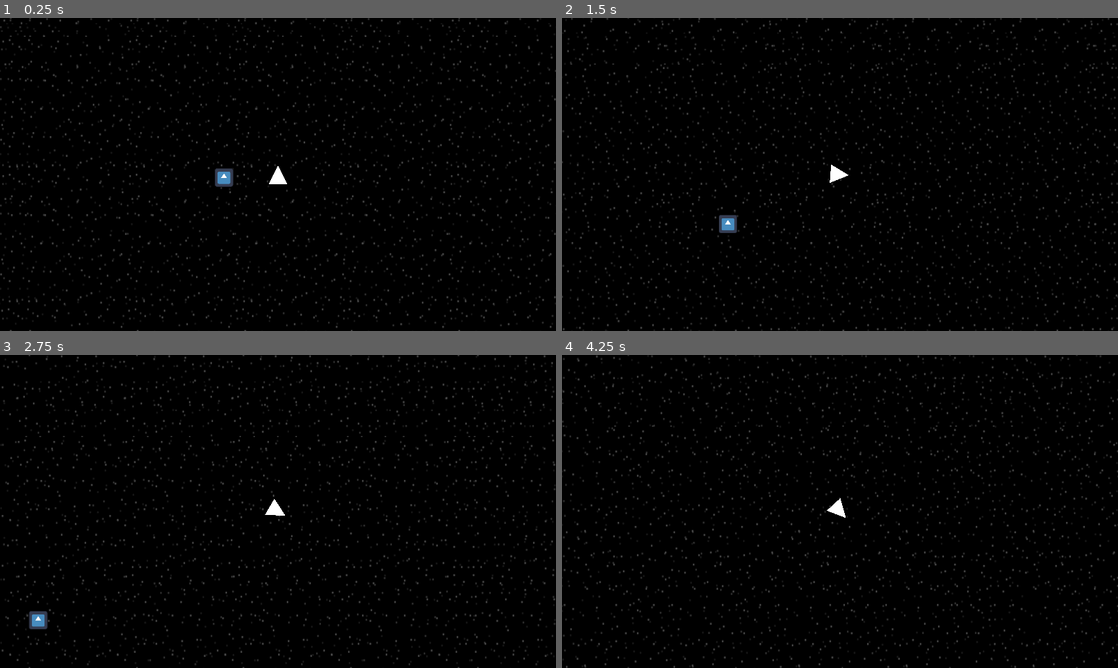
Above: before the commit, frames 1-4 (two rows, left to right).
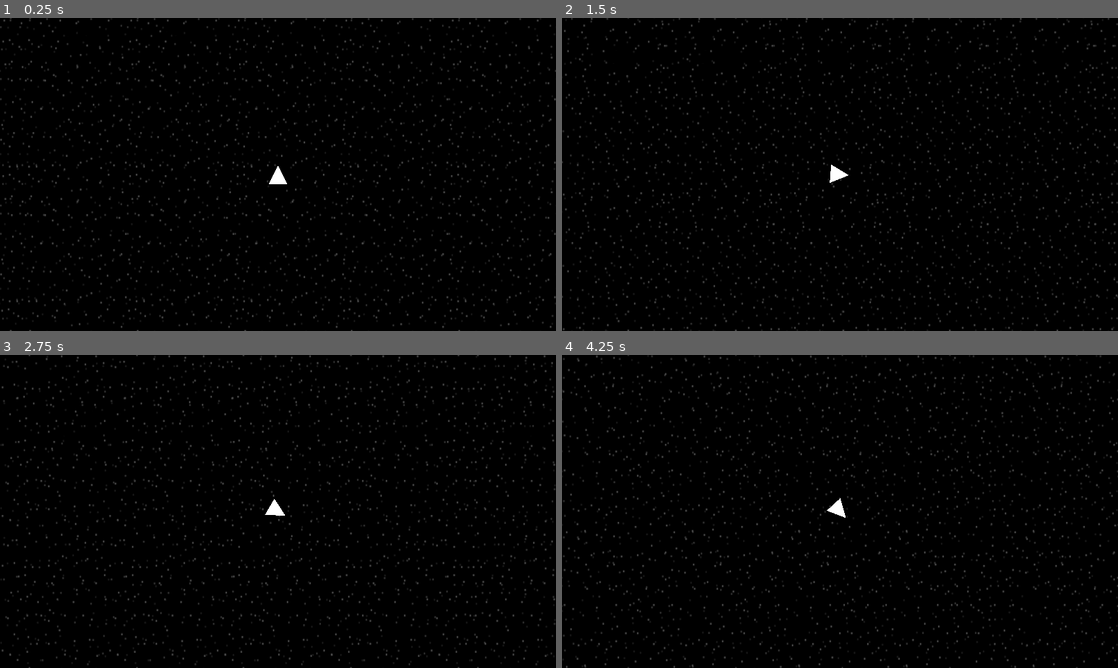
Above: after the commit, the same moments.

Repository: trevormhighfill/Spaceship-game
Game: Godot game, scene res://main.tscn
The game is run twice, just before and just after one commit, with the same random seed, the same clock (stepped at 60 frames per second) and the same inputs. The engine's default icon, where the game draws it, is replaced by a stand-in: a white triangle on a blue panel in a dark square.
Inputs (mouse positions are in pixels of both pictures, inside the frame that each line leads up to):
- Up to frame 1 (0.25 s): no input
- Up to frame 2 (1.5 s): tap Enter at 0.5 s; move the mouse to (962, 158) at 0.52 s; hold D (rotate_right) 0.53-1.28 s; hold W (foward) 0.53-1.28 s; move the mouse to (728, 190) at 1.27 s; hold A (rotate_left) from 1.28 s (still down); tap W (foward) at 1.35 s
- Up to frame 3 (2.75 s): move the mouse to (333, 442) at 2.02 s; release A (rotate_left) at 2.03 s; hold D (rotate_right) from 2.03 s (still down); hold W (foward) from 2.03 s (still down)
- Up to frame 4 (4.25 s): move the mouse to (812, 574) at 2.77 s; release W (foward) at 2.78 s; tap W (foward) at 2.85 s; move the mouse to (1006, 558) at 3.52 s; release D (rotate_right) at 3.53 s; hold A (rotate_left) from 3.53 s (still down); hold W (foward) from 3.53 s (still down)

The runs differ from the first frame. In frame 1, 0.2% of the frame differs, in the area x 0-93%, y 1-94%; in frame 2, 0.2%; in frame 3, 0.2%; in frame 4, less than 0.1%.

Commit message:
quick art fix

Diff:
--- a/main.tscn
+++ b/main.tscn
@@ -1,24 +1,13 @@
-[gd_scene load_steps=5 format=3 uid="uid://cbpado6vgb8ep"]
+[gd_scene load_steps=3 format=3 uid="uid://cbpado6vgb8ep"]
 
 [ext_resource type="PackedScene" uid="uid://ceh1es7i0ljmn" path="res://ship.tscn" id="1_7bty8"]
-[ext_resource type="Texture2D" uid="uid://gscdrnm1mp61" path="res://icon.svg" id="2_60ffx"]
 [ext_resource type="PackedScene" uid="uid://bed4r2auk2t8" path="res://parallax_background.tscn" id="3_ogkwt"]
-[ext_resource type="Script" path="res://Camera2D.gd" id="4_pjncf"]
 
 [node name="Node2D" type="Node2D"]
 
 [node name="CharacterBody2D" parent="." instance=ExtResource("1_7bty8")]
 position = Vector2(654, 324)
 
-[node name="Icon" type="Sprite2D" parent="."]
-position = Vector2(281, 345)
-texture = ExtResource("2_60ffx")
-
 [node name="ParallaxBackground" parent="." instance=ExtResource("3_ogkwt")]
-scroll_offset = Vector2(1, 0)
 scroll_limit_end = Vector2(0, 0)
 script = null
-
-[node name="Camera2D" type="Camera2D" parent="."]
-enabled = false
-script = ExtResource("4_pjncf")
Binary file changed: starsfull.png
